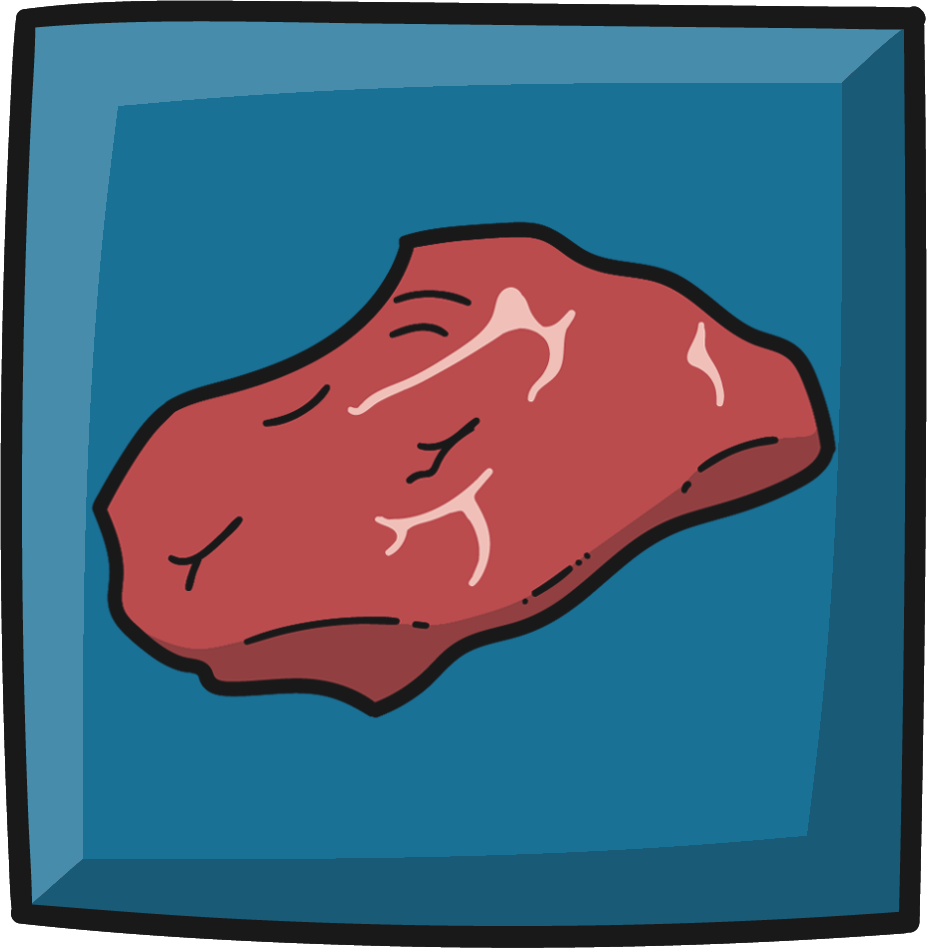
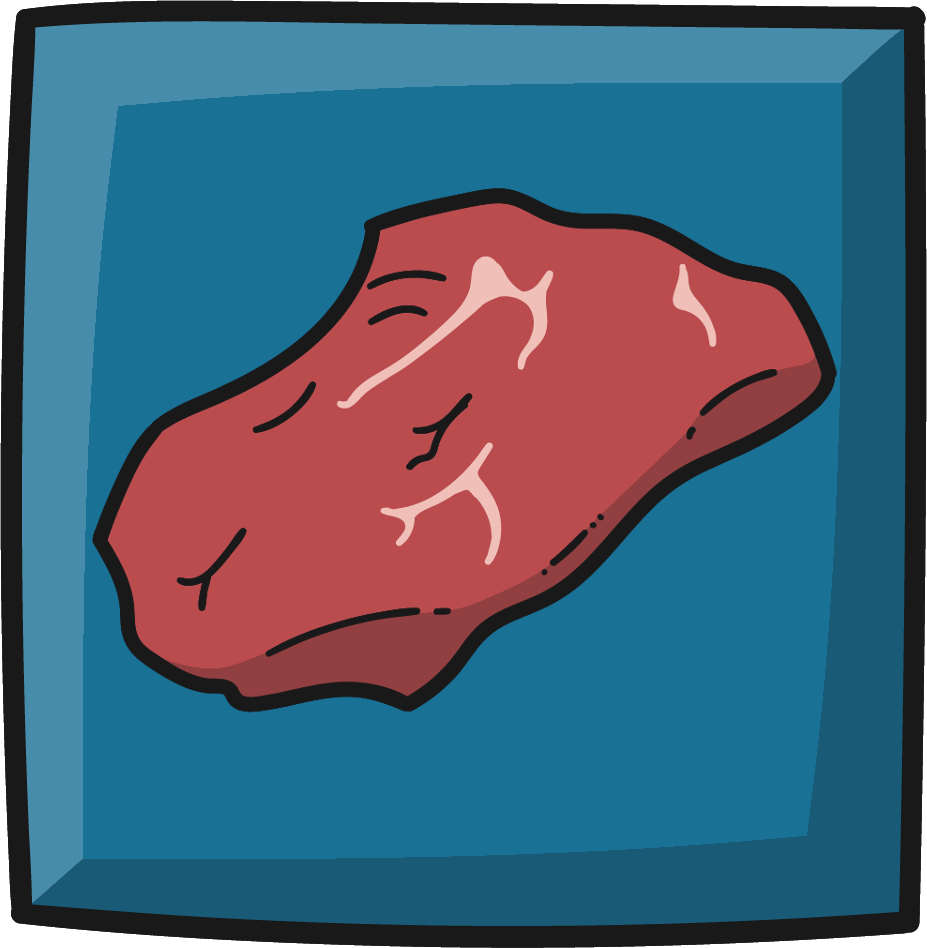
Layer changes from the first 927px x 948px image to the second:
painted on "Pasted Layer" over [91, 188, 837, 719]
